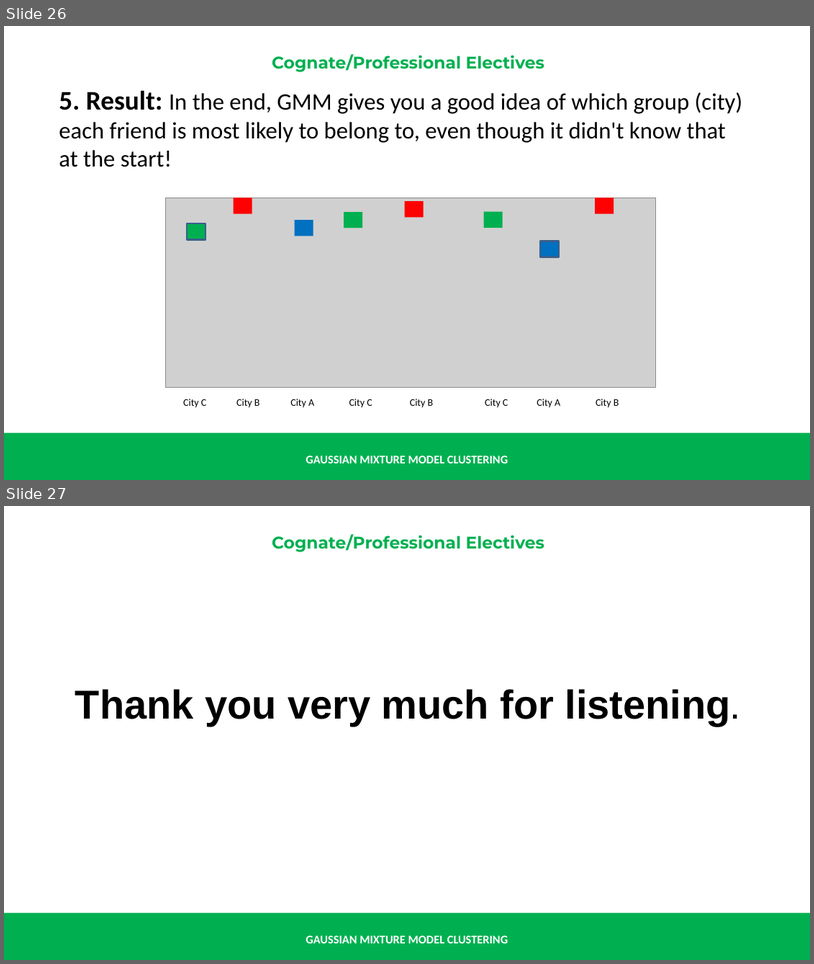
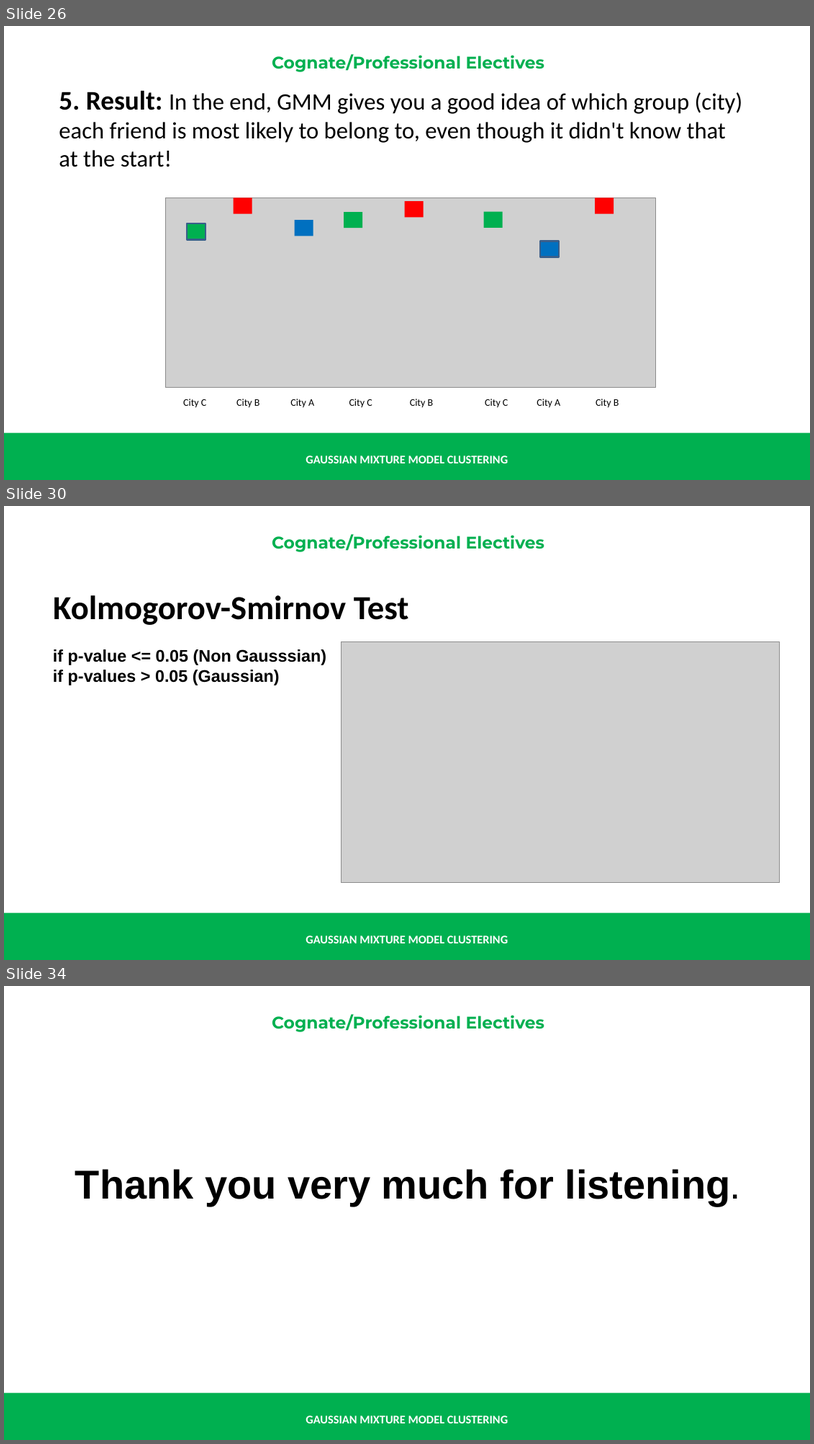
Before and after one commit to renatomaaliw3/public_files, a slide deck: CPE Electives (1 - 3)/01. Lectures Notebook/00. Presentations & Text Books/01. Electives 1 to 3/28. GMM Clustering.pptx. Shown one above the other, each under a label of ours: slides 26 and 27 before the commit, slides 26, 30 and 34 after it; the slides between them are not shown. The pictures are 814x964 and 814x1444 pixels, drawn with LibreOffice and Linux fonts; fonts in the diff are those of the drawing; grey boxes stand for pictures. Boxes give left, top, right and bottom in pixels: in the first picture for what was removed or moved away, otherwise in the second. Text is boxed around its words. In the diff, an @@ line names an element or a change of style, - is before the commit and + after.

```diff
--- a/CPE Electives (1 - 3)/01. Lectures Notebook/00. Presentations & Text Books/01. Electives 1 to 3/28. GMM Clustering.pptx
+++ b/CPE Electives (1 - 3)/01. Lectures Notebook/00. Presentations & Text Books/01. Electives 1 to 3/28. GMM Clustering.pptx
@@ slide 30 added at (x1=4, y1=506, x2=810, y2=960), background #FFFFFF; not listed: 3 template elements that a slide beside it also shows @@
@@ text added at (x1=53, y1=595, x2=409, y2=625), 40 pt, text #000000, bold @@
+Kolmogorov-Smirnov Test
@@ text added at (x1=53, y1=649, x2=327, y2=685), 20 pt, text #000000, bold @@
+if p-value <= 0.05 (Non Gausssian)
+if p-values > 0.05 (Gaussian)
@@ picture added at (x1=342, y1=642, x2=781, y2=883) @@
@@ what was slide 27 is now slide 34 @@
```
Also in this commit, not shown: 6 other slides added, 1 other file.
